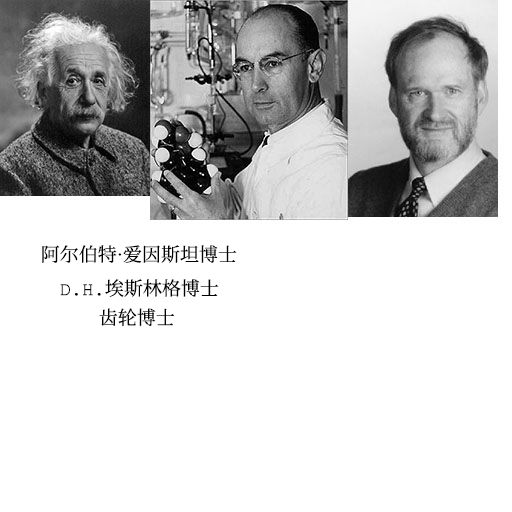
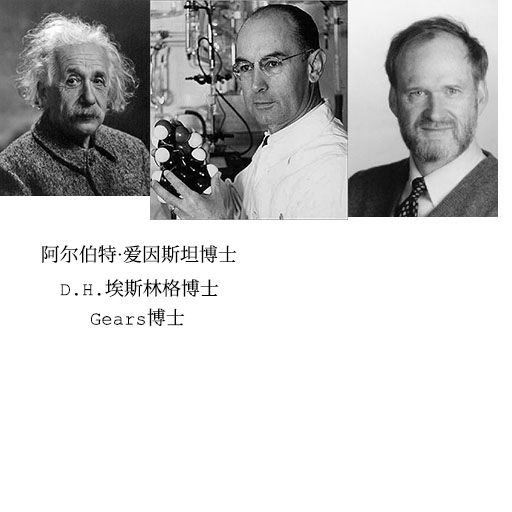
Two versions of the same layered image (512x512). Layer-by-layer changes:
renamed "齿轮博士" to "Gears博士", painted on it over [91, 308, 185, 327]
